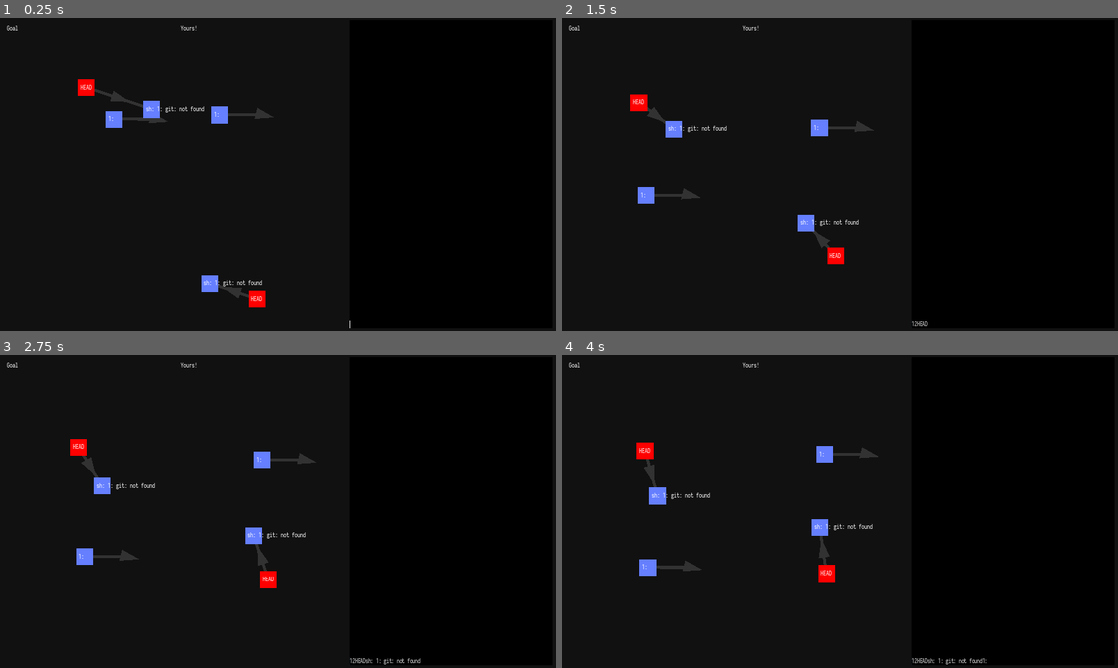
Above: before the commit, frames 1-4 (two rows, left to right).
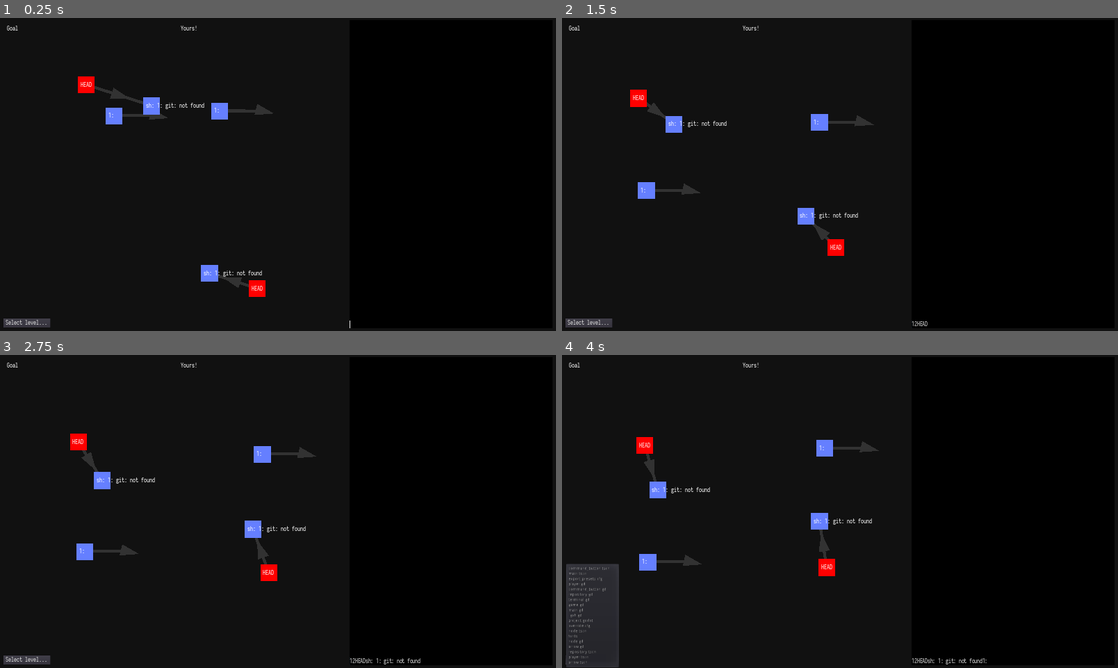
Above: after the commit, the same moments.

Repository: git-learning-game/oh-my-git
Game: Godot game, scene res://main.tscn
The game is run twice, just before and just after one commit, with the same random seed, the same clock (stepped at 60 frames per second) and the same inputs.
Inputs (mouse positions are in pixels of both pictures, inside the frame that each line leads up to):
- Up to frame 1 (0.25 s): no input
- Up to frame 2 (1.5 s): click (1012, 324) at 0.52 s; type "12" at 0.6 s; drag from (639, 99) to (645, 187) at 1.27 s
- Up to frame 3 (2.75 s): drag from (105, 473) to (83, 545) at 2.02 s
- Up to frame 4 (4 s): move the mouse to (645, 555) at 2.77 s; hold Right (right) 2.78-3.5 s; click (645, 555) at 2.85 s; click (589, 658) at 3.5 s, where only the run after the commit has a clickable "Select level..."

The runs differ from the first frame. In frame 1, 1.8% of the frame differs, in the area x 0-50%, y 18-99%; in frame 2, 1.8%; in frame 3, 1.8%; in frame 4, 4.7%, in the area x 0-63%, y 26-100%.

Commit message:
Add back level selector

Diff:
--- a/main.tscn
+++ b/main.tscn
@@ -111,11 +111,11 @@
 }
 
 [node name="LevelSelect" type="MenuButton" parent="."]
-visible = false
 margin_left = 11.5584
-margin_top = 11.1303
-margin_right = 109.558
-margin_bottom = 31.1303
+margin_top = 1036.1
+margin_right = 173.558
+margin_bottom = 1068.1
+custom_fonts/font = ExtResource( 5 )
 text = "Select level..."
 flat = false
 __meta__ = {
@@ -126,7 +126,7 @@
 margin_left = 5.0
 margin_top = 5.0
 margin_right = 1203.0
-margin_bottom = 1079.0
+margin_bottom = 1038.0
 mouse_filter = 2
 custom_constants/separation = 0
 __meta__ = {
@@ -139,7 +139,7 @@
 margin_left = 0.0
 margin_top = 0.0
 margin_right = 599.0
-margin_bottom = 1074.0
+margin_bottom = 1033.0
 size_flags_horizontal = 3
 size_flags_vertical = 3
 label = "Goal"
@@ -150,7 +150,7 @@
 margin_left = 599.0
 margin_top = 0.0
 margin_right = 1198.0
-margin_bottom = 1074.0
+margin_bottom = 1033.0
 size_flags_horizontal = 3
 size_flags_vertical = 3
 label = "Yours!"
